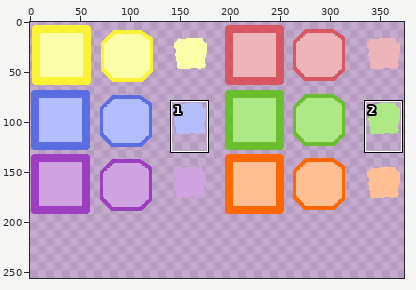
Edited in one commit: sprite sheet (zamburgers/assets/images/tile-pholders.png). Above, an overview of the earlier version with the close-up marked.
Close-up. Earlier state:
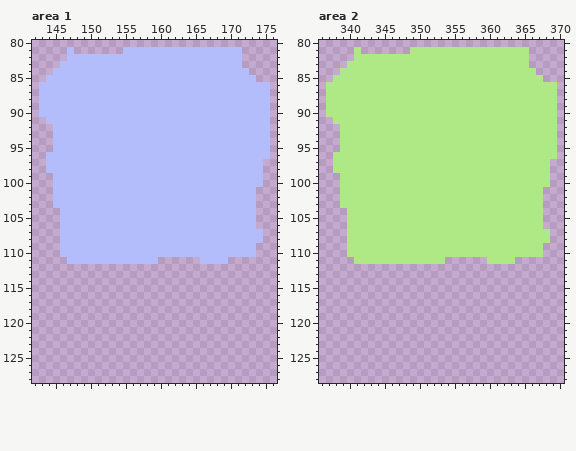
The file is 512x256 pixels. Shown: area 1: x 142..176, y 80..128; area 2: x 336..370, y 80..128. The wide view leaves out empty margins. The commit also changed other parts of the picture, which this record leaves out.
After the commit:
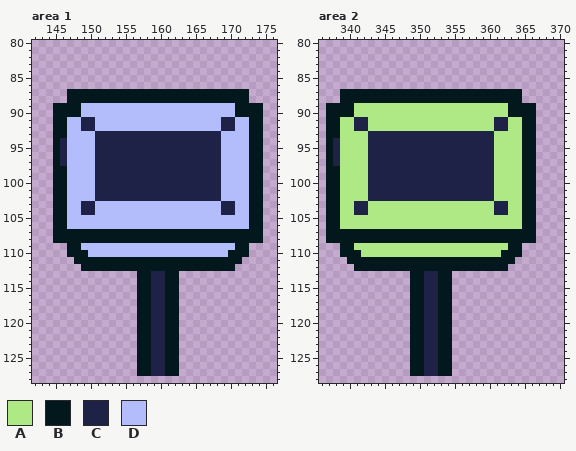
Palette (. is transparent): A #aee986  B #03181c  C #1e2247  D #b3bdfb
The exact change:
Changed rows in their new state; - is an unchanged pixel.
Area 1:
first column x 143:
 81 ----.-------.................----
 82 ----.........................----
 83 ---..........................----
 84 --............................---
 85 -..............................--
 86 .................................
 87 ....BBBBBBBBBBBBBBBBBBBBBBBBBB...
 88 ....BBBBBBBBBBBBBBBBBBBBBBBBBB...
 89 ..BBBB----------------------BBBB.
 90 ..BBBB----------------------BBBB.
 91 -.BB--CC------------------CC--BB.
 92 --BB--CC------------------CC--BB.
 93 --BB----CCCCCCCCCCCCCCCCCC----BB.
 94 --BC----CCCCCCCCCCCCCCCCCC----BB.
 95 --BC----CCCCCCCCCCCCCCCCCC----BB.
 96 -.BC----CCCCCCCCCCCCCCCCCC----BB.
 97 -.BC----CCCCCCCCCCCCCCCCCC----BB-
 98 -.BB----CCCCCCCCCCCCCCCCCC----BB-
 99 --BB----CCCCCCCCCCCCCCCCCC----BB-
100 --BB----CCCCCCCCCCCCCCCCCC----BB-
101 --BB----CCCCCCCCCCCCCCCCCC----BB-
102 --BB----CCCCCCCCCCCCCCCCCC----BB-
103 --BB--CC------------------CC--BB-
104 --BB--CC------------------CC--BB-
105 --BB--------------------------BB-
106 --BB--------------------------BB-
107 --BBBBBBBBBBBBBBBBBBBBBBBBBBBBBB-
108 --BBBBBBBBBBBBBBBBBBBBBBBBBBBBBB-
109 ---.BB----------------------BB.--
110 ---.BBB--------------------BBB.--
111 ----.BBBBBBBBBBBBBBBBBBBBBBBB----
112 ------BBBBBBBBBBBBBBBBBBBBBB-----
113 --------------BBCCBB-------------
114 --------------BBCCBB-------------
115 --------------BBCCBB-------------
116 --------------BBCCBB-------------
117 --------------BBCCBB-------------
118 --------------BBCCBB-------------
119 --------------BBCCBB-------------
120 --------------BBCCBB-------------
121 --------------BBCCBB-------------
122 --------------BBCCBB-------------
123 --------------BBCCBB-------------
124 --------------BBCCBB-------------
125 --------------BBCCBB-------------
126 --------------BBCCBB-------------
127 --------------BBCCBB-------------
Area 2:
first column x 337:
 81 ----.-------.................----
 82 ----.........................----
 83 ---..........................----
 84 --............................---
 85 -..............................--
 86 .................................
 87 ..BBBBBBBBBBBBBBBBBBBBBBBBBB.....
 88 ..BBBBBBBBBBBBBBBBBBBBBBBBBB.....
 89 BBBB----------------------BBBB...
 90 BBBB----------------------BBBB...
 91 BB--CC------------------CC--BB...
 92 BB--CC------------------CC--BB...
 93 BB----CCCCCCCCCCCCCCCCCC----BB...
 94 BC----CCCCCCCCCCCCCCCCCC----BB...
 95 BC----CCCCCCCCCCCCCCCCCC----BB...
 96 BC----CCCCCCCCCCCCCCCCCC----BB...
 97 BC----CCCCCCCCCCCCCCCCCC----BB..-
 98 BB----CCCCCCCCCCCCCCCCCC----BB..-
 99 BB----CCCCCCCCCCCCCCCCCC----BB..-
100 BB----CCCCCCCCCCCCCCCCCC----BB..-
101 BB----CCCCCCCCCCCCCCCCCC----BB.--
102 BB----CCCCCCCCCCCCCCCCCC----BB.--
103 BB--CC------------------CC--BB.--
104 BBA-CC------------------CC--BB.--
105 BBA-------------------------BB.--
106 BBA-------------------------BB.--
107 BBBBBBBBBBBBBBBBBBBBBBBBBBBBBB..-
108 BBBBBBBBBBBBBBBBBBBBBBBBBBBBBB..-
109 --BB----------------------BB...--
110 --BBB--------------------BBB...--
111 ---BBBBBBBBBBBBBBBBBBBBBBBB------
112 ----BBBBBBBBBBBBBBBBBBBBBB-------
113 ------------BBCCBB---------------
114 ------------BBCCBB---------------
115 ------------BBCCBB---------------
116 ------------BBCCBB---------------
117 ------------BBCCBB---------------
118 ------------BBCCBB---------------
119 ------------BBCCBB---------------
120 ------------BBCCBB---------------
121 ------------BBCCBB---------------
122 ------------BBCCBB---------------
123 ------------BBCCBB---------------
124 ------------BBCCBB---------------
125 ------------BBCCBB---------------
126 ------------BBCCBB---------------
127 ------------BBCCBB---------------
Pixel boxes of the changes (left, top, right, bottom) in both close-ups:
changed: (39, 47, 270, 376)
changed: (326, 47, 557, 376)
